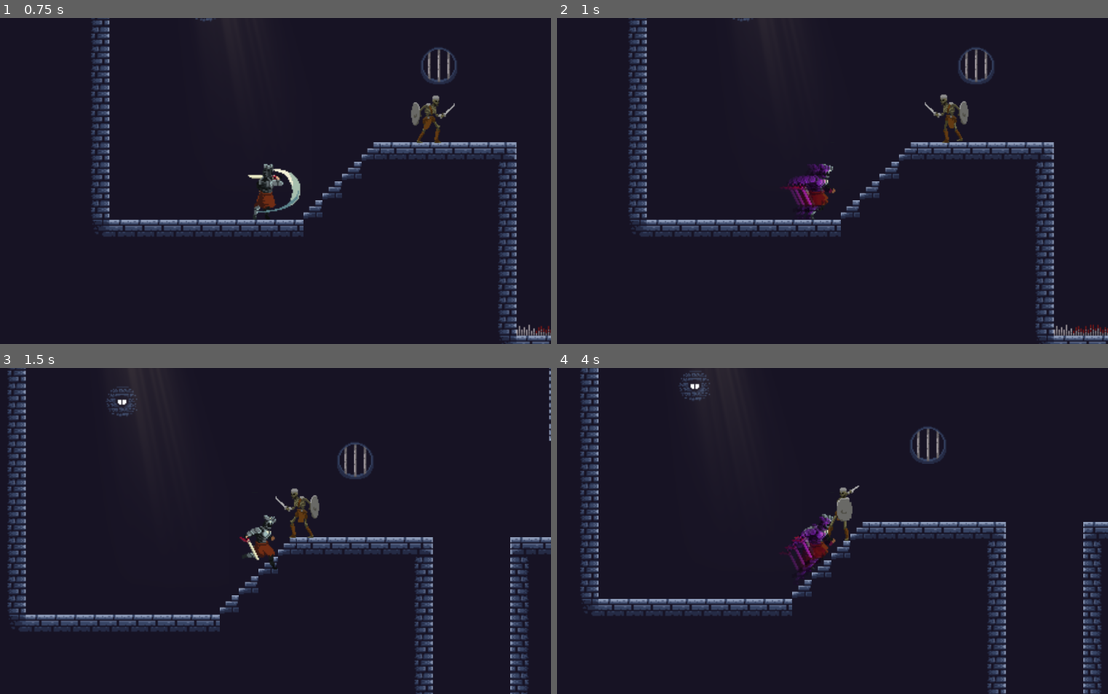
Above: before the commit, frames 1-4 (two rows, left to right).
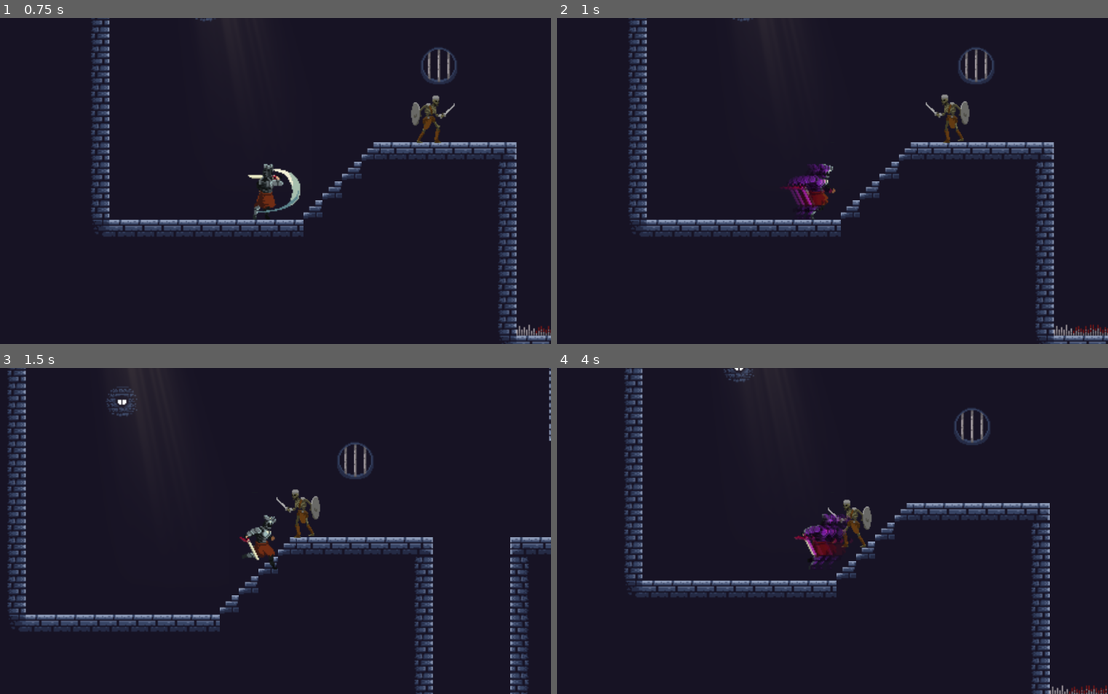
Above: after the commit, the same moments.

Repository: avasconcelos114/metroidvania_clone
Game: Godot game, scene res://root.tscn
Same seed, same stepped clock (60 frames per second), same inputs: the game is played once before the commit and once after it.
Inputs (mouse positions are in pixels of both pictures, inside the frame that each line leads up to):
- Up to frame 1 (0.75 s): tap Enter (pause) at 0.5 s; move the mouse to (385, 164) at 0.52 s; hold D (right) from 0.53 s (still down); click (385, 164) at 0.6 s
- Up to frame 2 (1 s): keep holding D (right); tap Space (jump) at 0.77 s; tap Shift (dash) at 0.8 s
- Up to frame 3 (1.5 s): keep holding D (right); move the mouse to (143, 547) at 1.27 s; tap Shift (dash) at 1.35 s
- Up to frame 4 (4 s): tap Space (jump) at 1.52, 3.02, 3.77 s; click (700, 547) at 1.55 s; move the mouse to (876, 459) at 2.02 s; release D (right) at 2.03 s; hold A (left) 2.03-2.78 s; click (876, 459) at 2.1 s; tap Shift (dash) at 2.3, 2.85, 3.8 s; move the mouse to (788, 596) at 2.77 s; hold D (right) from 2.78 s (still down); click (788, 596) at 3.05 s; move the mouse to (992, 579) at 3.52 s; click (992, 579) at 3.6 s

Frame 1 is identical in both runs. In frame 2, 0.2% of the frame differs, in the area x 66-75%, y 23-39%; in frame 3, 0.3%; in frame 4, 14%, in the area x 4-100%, y 0-100%.

Commit message:
Fixed animation quirks and simplified combat

Diff:
--- a/Scenes/Components/HurtboxComponent.gd
+++ b/Scenes/Components/HurtboxComponent.gd
@@ -21,7 +21,7 @@
 			area.SendAttack.connect(receive_hit)
 
 func _on_area_exited(area):
-	if area is HitboxComponent:
+	if area is HitboxComponent and area.SendAttack.is_connected(receive_hit):
 		area.SendAttack.disconnect(receive_hit)
 
 func receive_hit(damage):
--- a/Scenes/Enemies/Skeleton.tscn
+++ b/Scenes/Enemies/Skeleton.tscn
@@ -36,12 +36,14 @@
 floor_constant_speed = true
 script = ExtResource("1_cfg7h")
 health_component = NodePath("HealthComponent")
+attack_range = 40
 
 [node name="AnimatedSprite2D" type="AnimatedSprite2D" parent="."]
 material = SubResource("ShaderMaterial_xjhv5")
 position = Vector2(-4, -12)
 scale = Vector2(0.8, 0.8)
 sprite_frames = ExtResource("1_n8q0g")
+animation = &"death"
 autoplay = "default"
 
 [node name="CollisionShape2D" type="CollisionShape2D" parent="."]
@@ -118,4 +120,4 @@
 [node name="PatrolCycleTimer" type="Timer" parent="Timers"]
 
 [node name="AttackCooldownTimer" type="Timer" parent="Timers"]
-wait_time = 3.0
+wait_time = 1.2
--- a/Scenes/Player/Player.gd
+++ b/Scenes/Player/Player.gd
@@ -84,7 +84,7 @@
 	if last_direction < 0:
 		$AnimatedSprite2D.set_flip_h(true)
 		$WallHugParticles.position.x = -12
-		$HitboxComponent.position.x = -58
+		$HitboxComponent.position.x = -46
 	else:
 		$AnimatedSprite2D.set_flip_h(false)
 		$WallHugParticles.position.x = 12
--- a/Scenes/Player/Player.tscn
+++ b/Scenes/Player/Player.tscn
@@ -52,7 +52,7 @@
 height = 48.0
 
 [sub_resource type="RectangleShape2D" id="RectangleShape2D_sftli"]
-size = Vector2(57, 20)
+size = Vector2(45, 20)
 
 [node name="Player" type="CharacterBody2D"]
 collision_layer = 9
@@ -62,7 +62,7 @@
 platform_wall_layers = 4
 script = ExtResource("1_phk7p")
 ACCELERATION = 15.0
-HIT_KNOCKBACK = 500
+HIT_KNOCKBACK = 200
 dash_unlocked = true
 wall_slide_unlocked = true
 
@@ -101,13 +101,13 @@
 shape = SubResource("CapsuleShape2D_4lglj")
 
 [node name="HitboxComponent" parent="." instance=ExtResource("6_kn5cg")]
-position = Vector2(19, 9)
+position = Vector2(20, 9)
 collision_layer = 144
 collision_mask = 144
 damage_stats = ExtResource("6_51172")
 
 [node name="CollisionShape2D" type="CollisionShape2D" parent="HitboxComponent"]
-position = Vector2(20, 2.08165e-12)
+position = Vector2(13.25, 0)
 shape = SubResource("RectangleShape2D_sftli")
 
 [node name="StateMachine" type="Node" parent="."]
@@ -127,9 +127,8 @@
 slipthrough_timer = NodePath("../../Timers/SlipthroughTimer")
 player = NodePath("../..")
 
-[node name="Attacking" type="Node" parent="StateMachine" node_paths=PackedStringArray("attack_reset_timer", "hitbox_component", "player")]
+[node name="Attacking" type="Node" parent="StateMachine" node_paths=PackedStringArray("hitbox_component", "player")]
 script = ExtResource("14_va5wh")
-attack_reset_timer = NodePath("../../Timers/AttackResetTimer")
 hitbox_component = NodePath("../../HitboxComponent")
 player = NodePath("../..")
 
--- a/Scripts/States/EnemyStates/Attack.gd
+++ b/Scripts/States/EnemyStates/Attack.gd
@@ -9,8 +9,15 @@
 	attack_cooldown.timeout.connect(attack)
 
 func enter_state():
-	attack()
+	sprite.play("default")
 	attack_cooldown.start()
+	if not enemy.health_component.DiedEvent.is_connected(transition_to_death):
+		enemy.health_component.DiedEvent.connect(transition_to_death)
+
+func transition_to_death():
+	attack_cooldown.stop()
+	sprite.stop()
+	Transitioned.emit(self, "death")
 
 func exit_state():
 	attack_cooldown.stop()
--- a/Scripts/States/EnemyStates/Chase.gd
+++ b/Scripts/States/EnemyStates/Chase.gd
@@ -7,23 +7,42 @@
 func enter_state():
 	sprite.play("walk")
 
+	if not enemy.health_component.DiedEvent.is_connected(transition_to_death):
+		enemy.health_component.DiedEvent.connect(transition_to_death)
+	if not navigation_agent.velocity_computed.is_connected(set_enemy_velocity):
+		navigation_agent.velocity_computed.connect(set_enemy_velocity)
+
 func exit_state():
-	sprite.stop()
+	navigation_agent.velocity_computed.disconnect(set_enemy_velocity)
 
-func physics_update(delta):
+func transition_to_death():
+	Transitioned.emit(self, "death")
+
+func set_enemy_velocity(new_velocity):
+	enemy.velocity = new_velocity
+
+func physics_update(_delta):
 	var distance = Global.player.global_position - enemy.global_position
+	navigation_agent.set_target_position(Global.player.global_position)
+
 	if distance.length() > enemy.aggro_distance:
 		Transitioned.emit(self, "idle")
+		return
 
 	if distance.length() < enemy.attack_range:
 		Transitioned.emit(self, "attack")
+		return
 
-	navigation_agent.target_position = Global.player.global_position
 	var new_position = navigation_agent.get_next_path_position()
 	var direction = new_position - enemy.global_position
 	direction = direction.normalized()
-
-	if direction.x != 0:
-		enemy.last_direction = direction.x
-
-	enemy.velocity = direction * enemy.speed
+	if navigation_agent.is_target_reachable():
+		# Only move if the target can be reached
+		# enemy.velocity = direction * enemy.speed
+		navigation_agent.set_velocity(direction * enemy.speed)
+		if direction.x != 0:
+			enemy.last_direction = direction.x
+		sprite.play("walk")
+	else:
+		navigation_agent.set_velocity(Vector2.ZERO)
+		sprite.play("default")
--- a/Scripts/States/EnemyStates/Death.gd
+++ b/Scripts/States/EnemyStates/Death.gd
@@ -3,9 +3,17 @@
 @export var enemy: BaseEnemy
 @export var sprite: AnimatedSprite2D
 
+var animation_finished = false
+
 func enter_state():
 	Global.show_damage_flash(sprite)
 	sprite.play("death")
+	sprite.animation_finished.connect(set_finished)
 
 func physics_update(delta):
 	enemy.velocity = Vector2.ZERO
+	if not animation_finished:
+		sprite.play("death")
+
+func set_finished():
+	animation_finished = true
--- a/Scripts/States/EnemyStates/Idle.gd
+++ b/Scripts/States/EnemyStates/Idle.gd
@@ -10,9 +10,15 @@
 func enter_state():
 	# Randomize patrol duration by 1 sec
 	patrol_timer.start()
-	patrol_timer.timeout.connect(patrol_cycle)
-	navigation_agent.velocity_computed.connect(set_enemy_velocity)
-	enemy.health_component.DiedEvent.connect(transition_to_death)
+	# Connect to patrol cycle events
+	if not patrol_timer.timeout.is_connected(patrol_cycle):
+		patrol_timer.timeout.connect(patrol_cycle)
+	# Connect to nav agent pathfinding event
+	if not navigation_agent.velocity_computed.is_connected(set_enemy_velocity):
+		navigation_agent.velocity_computed.connect(set_enemy_velocity)
+	# Connect to enemy death event
+	if not enemy.health_component.DiedEvent.is_connected(transition_to_death):
+		enemy.health_component.DiedEvent.connect(transition_to_death)
 
 func exit_state():
 	patrol_timer.stop()
@@ -28,7 +34,6 @@
 	var should_aggro = distance.length() < enemy.aggro_distance
 	if should_aggro:
 		Transitioned.emit(self, "chase")
-
 
 func handle_movement():
 	if is_moving and not navigation_agent.is_navigation_finished():
--- a/Scripts/States/PlayerStates/Attacking.gd
+++ b/Scripts/States/PlayerStates/Attacking.gd
@@ -1,61 +1,27 @@
 extends PlayerState
 
-@export var attack_reset_timer: Timer
 @export var hitbox_component: HitboxComponent
 
-var attack_in_progress = false
-var current_attack_animation = 0
-
-## Names of the animations to trigger in attack combo
-var attack_animations = [
-	"attack_1",
-	"attack_2",
-	"attack_3",
-	"attack_4",
-]
-
-func _ready():
-	attack_reset_timer.timeout.connect(transition_to_idle)
+var attack_in_progress = true
 
 func physics_update(delta):
 	player.gravity(delta)
 	if player.is_on_floor():
 		player.velocity.x = move_toward(player.velocity.x, 0, 5)
+	if not attack_in_progress:
+		Transitioned.emit(self, "idle")
 	if player.dash_input_actuation and player.dash_unlocked and player.can_dash:
 		Transitioned.emit(self, "dashing")
-	if player.attack_input:
-		handle_attack()
 
 func enter_state():
-	current_attack_animation = 0
+	attack_in_progress = true
 	handle_attack()
 	super.enter_state()
 
-func exit_state():
-	attack_reset_timer.stop()
-
 func handle_attack():
 	var sprite = player.sprite as AnimatedSprite2D
-	if attack_in_progress:
-		return
-
 	# check if we have a valid queued attack
-	attack_in_progress = true
 	sprite.play("attack_1")
 	hitbox_component.attack()
-	#if attack_animations.size() > current_attack_animation:
-		#attack_in_progress = true
-		#attack_reset_timer.stop()
-		## Begin attack sequence
-		#sprite.play(attack_animations[current_attack_animation])
-		#hitbox_component.attack()
-		#current_attack_animation += 1
-	#else:
-		#transition_to_idle()
 	await sprite.animation_finished
-	sprite.play("default")
 	attack_in_progress = false
-	attack_reset_timer.start()
-
-func transition_to_idle():
-	Transitioned.emit(self, "idle")
